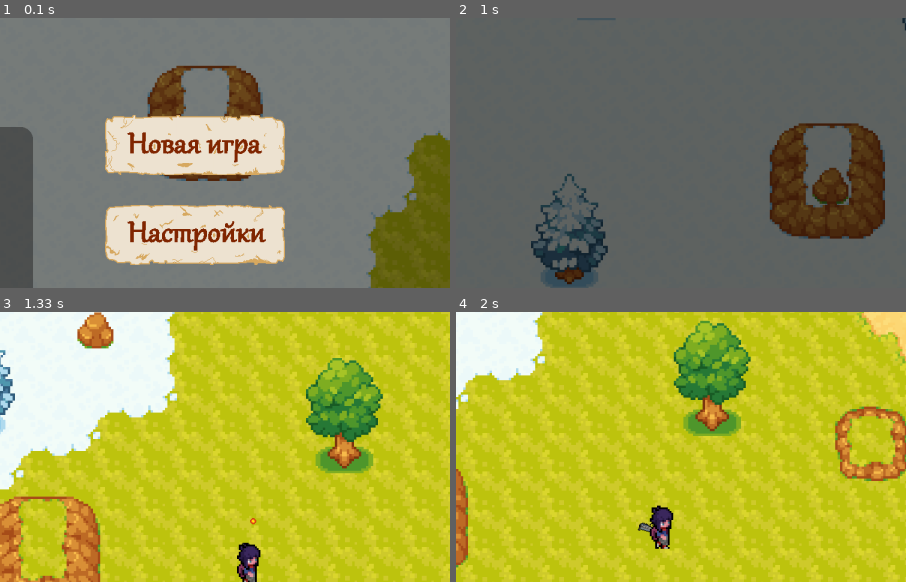
Above: before the commit, frames 1-4 (two rows, left to right).
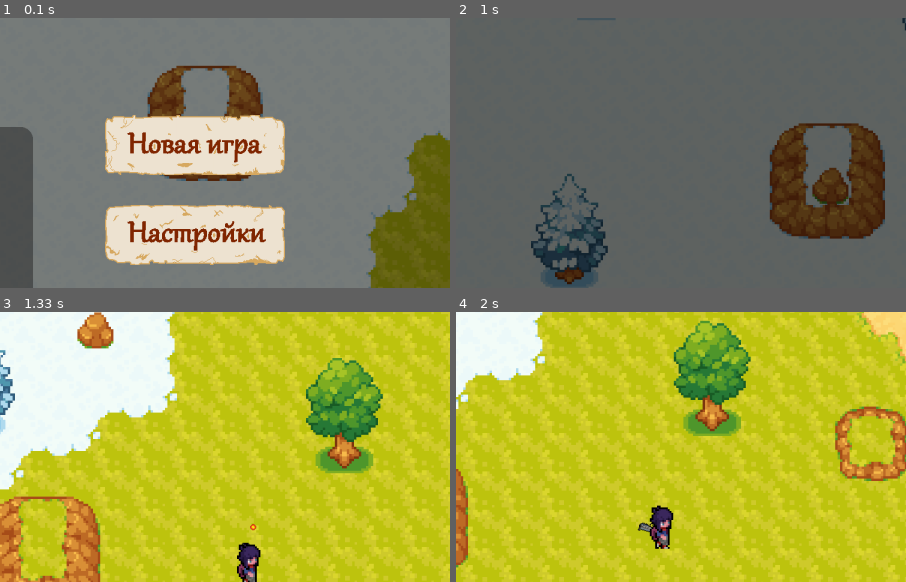
Above: after the commit, the same moments.

Repository: te1ny/blitzframe
Game: pygame game, started from game/main.py
Two runs of this game, one before a commit and one after it. Both use one fixed random seed, a clock stepped at 60 frames per second and the inputs below.
Inputs (mouse positions are % of the whole screen's width and height, from its top left):
- Up to frame 1 (0.1 s): no input
- Up to frame 2 (1 s): click (50, 33) at 0.38 s; hold Esc from 0.67 s (still down); hold D from 0.67 s (still down); move the mouse to (50, 56) at 0.7 s
- Up to frame 3 (1.33 s): release Esc at 1.13 s; release D at 1.13 s; click (50, 44) at 1.22 s
- Up to frame 4 (2 s): hold D 1.5-1.97 s; move the mouse to (19, 35) at 1.53 s
The pictures show only the part of the screen within x 28-78%, y 10-60%; the shares and areas given below are measured in that part.

Frames 1-2 are identical in both runs. In frame 3, less than 0.1% of the frame differs, in the area x 55-58%, y 76-82%; in frame 4, nothing differs.

Commit message:
Финал-финальный билд

Diff:
--- a/game/main.py
+++ b/game/main.py
@@ -56,6 +56,7 @@
             'settings':   states.menu.Settings(self),
             'gameplay':   states.gameplay.Gameplay(self),
             'shop':       states.gameplay.Shop(self),
+            'pause':      states.gameplay.Pause(self),
             'game_over':  states.gameplay.GameOver(self),
         }
 
@@ -112,52 +113,14 @@
         boss_frames = folder_importer('images', 'enemies', 'first_boss')
         self.enemies_frames_dict['first_boss'] = {k: scale_frame(v, scale=1.3) for k, v in boss_frames.items()}
 
-        # real button images
+        # button images
         self.buttons_frames = folder_importer('images', 'buttons')
-
-        # placeholder button images for shop (generated programmatically)
-        self._add_placeholder_buttons()
 
         # fonts (SysFont — no TTF file available)
         self.m_font  = pygame.font.SysFont('monospace', 40)
         self.l_font  = pygame.font.SysFont('monospace', 80)
         self.s_font  = pygame.font.SysFont('monospace', 30)
         self.xs_font = pygame.font.SysFont('monospace', 24)
-
-    def _add_placeholder_buttons(self):
-        font_sm = pygame.font.SysFont('monospace', 17)
-        font_md = pygame.font.SysFont('monospace', 20)
-
-        def make(text, color, size=(210, 76), font=None):
-            f = font or font_sm
-            surf = pygame.Surface(size, pygame.SRCALPHA)
-            pygame.draw.rect(surf, (*color, 210), surf.get_rect(), border_radius=10)
-            pygame.draw.rect(surf, (180, 180, 180, 120), surf.get_rect(), 1, border_radius=10)
-            lines = text.split('\n')
-            lh = f.get_height()
-            total_h = lh * len(lines)
-            start_y = (size[1] - total_h) // 2
-            for i, line in enumerate(lines):
-                txt = f.render(line, True, (240, 240, 240))
-                surf.blit(txt, txt.get_rect(centerx=size[0] // 2, top=start_y + i * lh))
-            return surf
-
-        gun_labels = {
-            'pistol':      'Пистолет',
-            'shotgun':     'Дробовик',
-            'sniper':      'Снайперка',
-            'machine-gun': 'Автомат',
-        }
-        for gn, label in gun_labels.items():
-            self.buttons_frames[f'open_{gn}']    = make(label,        (35, 80, 50))
-            self.buttons_frames[f'locked_{gn}']  = make(f'[?] {label}', (55, 55, 55))
-            self.buttons_frames[f'choosen_{gn}'] = make(label,        (140, 110, 15))
-
-        self.buttons_frames['heal']             = make('Лечение\nполностью', (130, 35, 35))
-        self.buttons_frames['health_upgrade']   = make('HP +',        (35, 110, 75), font=font_md)
-        self.buttons_frames['damage_upgrade']   = make('Урон +',      (160, 75, 25), font=font_md)
-        self.buttons_frames['speed_upgrade']    = make('Скорость +',  (25, 75, 155), font=font_md)
-        self.buttons_frames['start_wave']       = make('Далее\n--->',  (20, 115, 55))
 
     def run(self):
         while self.running:
--- a/game/states/gameplay.py
+++ b/game/states/gameplay.py
@@ -225,9 +225,13 @@
                 and not self.game.enemy_sprites):
             self.ending_wave()
 
-    # K — убить всех врагов (dev tool)
     def input(self):
         keys = pygame.key.get_pressed()
+        prev_esc = getattr(self, '_prev_esc', False)
+        if keys[pygame.K_ESCAPE] and not prev_esc:
+            self.game.change_state('pause', False)
+        self._prev_esc = bool(keys[pygame.K_ESCAPE])
+
         prev_k = getattr(self, '_prev_k', False)
         if keys[pygame.K_k] and not prev_k:
             for sprite in list(self.game.enemy_sprites):
@@ -322,10 +326,16 @@
     def create_buttons(self):
         cols, rows = 3, 4
         h_margin, v_top, v_bot = 40, 70, 70
-        sp_x, sp_y = 20, 20
-
-        btn_w = (self.window_rect.width  - 2 * h_margin - (cols - 1) * sp_x) // cols
-        btn_h = (self.window_rect.height - v_top - v_bot  - (rows - 1) * sp_y) // rows
+        sp_y = 20
+
+        # Центры колонок: правая сдвинута влево для визуального баланса
+        avail_w = self.window_rect.width - 2 * h_margin
+        col_centers = [
+            self.window_rect.left + int(h_margin + (c + 0.5) * avail_w / cols)
+            for c in range(cols)
+        ]
+
+        btn_h = (self.window_rect.height - v_top - v_bot - (rows - 1) * sp_y) // rows
 
         self.buttons = [[None] * cols for _ in range(rows)]
 
@@ -333,7 +343,7 @@
 
         for row in range(rows):
             for col in range(cols):
-                x = self.window_rect.left + h_margin + col * (btn_w + sp_x) + btn_w // 2
+                x = col_centers[col]
                 y = self.window_rect.top  + v_top    + row * (btn_h + sp_y) + btn_h // 2
                 btn = None
 
@@ -521,6 +531,49 @@
         self.update_gun_buttons_icons()
 
 
+# ===================== Pause =====================
+
+class Pause(InGameWindow):
+    state_name = 'pause'
+    music_state = 'gameplay'
+
+    def __init__(self, game):
+        super().__init__(game, title='Пауза', size=(400, 300))
+
+    def on_enter(self):
+        super().on_enter()
+        self.game.game_paused = True
+
+    def create_buttons(self):
+        cx = self.window_rect.centerx
+        self.resume_button = Button(
+            groups=self.game.buttons_sprites,
+            pos=(cx, self.window_rect.top + self.window_rect.height // 3),
+            image=self.game.buttons_frames['resume']
+        )
+        self.menu_button = Button(
+            groups=self.game.buttons_sprites,
+            pos=(cx, self.window_rect.top + self.window_rect.height // 3 + 100),
+            image=self.game.buttons_frames['menu']
+        )
+
+    def input(self):
+        keys = pygame.key.get_pressed()
+        prev_esc = getattr(self, '_prev_esc', False)
+        just_esc = keys[pygame.K_ESCAPE] and not prev_esc
+        self._prev_esc = bool(keys[pygame.K_ESCAPE])
+
+        if just_esc or self.resume_button.is_clicked():
+            self.game.game_paused = False
+            self.game.change_state('gameplay', False)
+        elif self.menu_button.is_clicked():
+            self.game.reset_game()
+
+    def update(self, dt):
+        super().update(dt)
+        self.input()
+
+
 # ===================== GameOver =====================
 
 class GameOver:
Binary file added: images/buttons/choosen_machine-gun.png
Binary file added: images/buttons/choosen_pistol.png
Binary file added: images/buttons/choosen_shotgun.png
Binary file added: images/buttons/choosen_sniper.png
Binary file added: images/buttons/damage_upgrade.png
Binary file added: images/buttons/heal.png
Binary file added: images/buttons/health_upgrade.png
Binary file added: images/buttons/locked_machine-gun.png
Binary file added: images/buttons/locked_pistol.png
Binary file added: images/buttons/locked_shotgun.png
Binary file added: images/buttons/locked_sniper.png
Binary file added: images/buttons/open_machine-gun.png
(and 5 more such lines)
